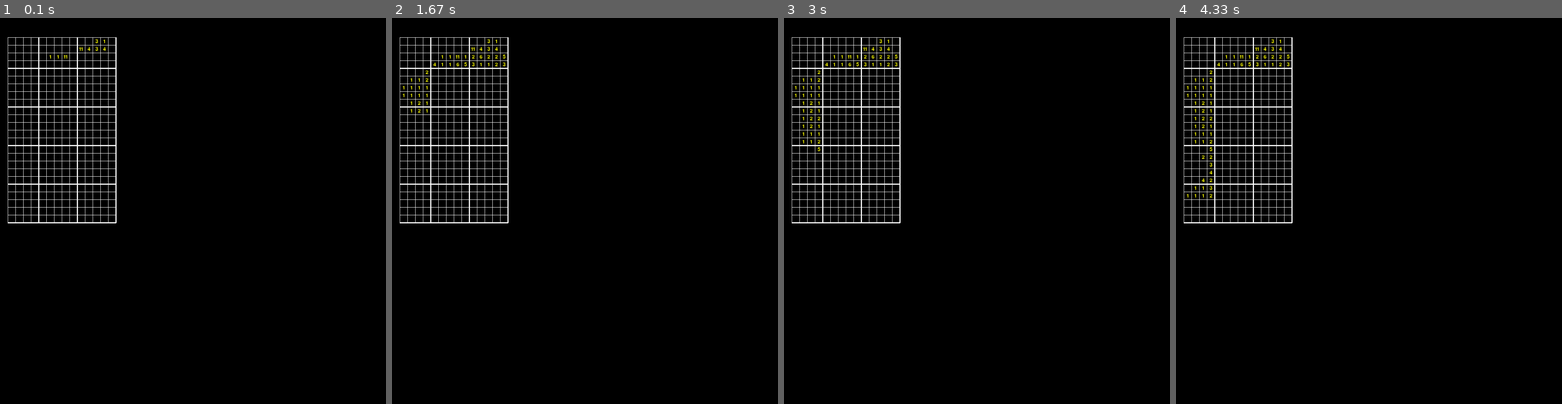
Above: before the commit, frames 1-4 (left to right).
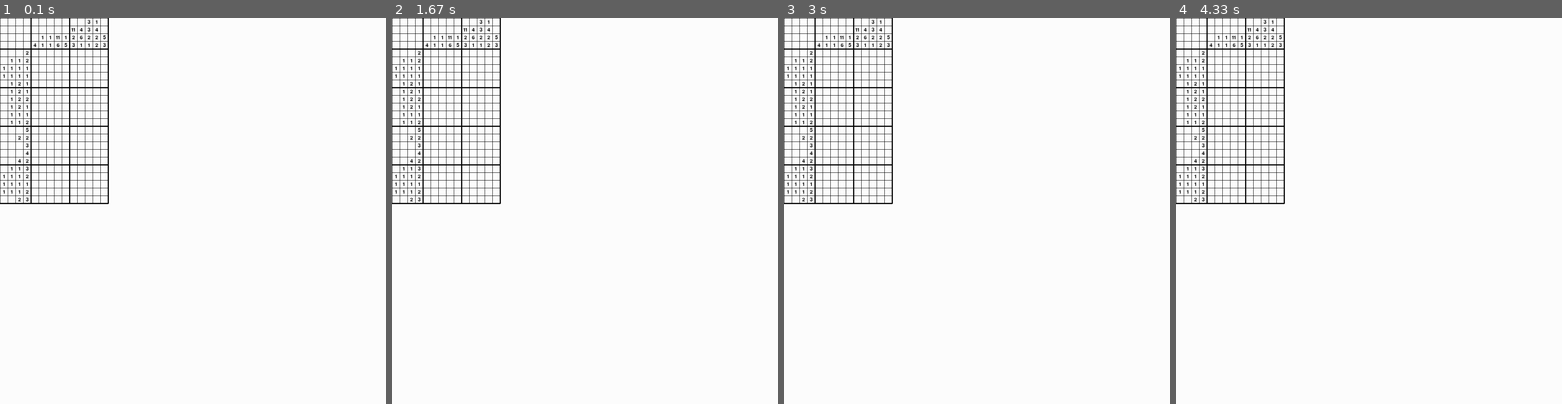
Above: after the commit, the same moments.

Repository: povijarrro/workspacepython
Game: pygame game, started from nonograms/main.py
The game is run twice, just before and just after one commit, with the same random seed, the same clock (stepped at 60 frames per second) and the same inputs.
Inputs:
- Up to frame 1 (0.1 s): no input
- Up to frame 2 (1.67 s): no input
- Up to frame 3 (3 s): no input
- Up to frame 4 (4.33 s): no input

The runs differ from the first frame. In frame 1, 99% of the frame differs, in the area x 0-100%, y 0-100%; in frame 2, 99%; in frame 3, 99%; in frame 4, 99%.

Commit message:
modified nonogram draw

Diff:
--- a/nonograms/main.py
+++ b/nonograms/main.py
@@ -1,5 +1,5 @@
 from pygame.constants import MOUSEBUTTONDOWN
-from nonogram import Nonogram
+from nonogram import Nonogram, draw_empty_grid
 import pygame as pg
 import sys
 
@@ -33,5 +33,30 @@
 [0,1,1,11,1,2,6,2,2,5],
 [4,1,1,6,5,3,1,1,2,3]],20)
 
-print([[nono.matrix[i][j] for j in range(nono.maxrowlen,nono.matrix_size[1])] for i in range(nono.ncol,nono.matrix_size[0])])
-nono.draw(pg.display, (20,50), pg.font.SysFont("comicsans",20),pg.Color('yellow'))
+nono2=Nonogram([
+[0,0,0,2],
+[0,1,1,2],
+[1,1,1,1],
+[1,1,1,1],
+[0,1,2,1]],
+[
+[0,0,0,0,0,0,0,3,1,0],
+[0,0,0,0,0,11,4,3,4,0],
+[0,1,1,11,1,2,6,2,2,5],
+[4,1,1,6,5,3,1,1,2,3]],20)
+
+
+#print([[nono.matrix[i][j] for j in range(nono.maxrowlen,nono.matrix_size[1])] for i in range(nono.ncol,nono.matrix_size[0])])
+window.fill((255,255,255))
+nono_surf=nono.get_surface(pg.font.SysFont("comicsans",20),(255,255,255),(0,0,0))
+window.blit(nono_surf, (0,0))
+draw_empty_grid(window,(0,0), (0,0,0), nono.tile_size, nono.matrix_size, nono.margin_size)
+print(nono)
+pg.display.update()
+print(nono.matrix_size)
+running=True
+while running:
+    for event in pg.event.get():
+        if event.type == pg.QUIT:
+            running=False
+pg.quit()
--- a/nonograms/nonogram.py
+++ b/nonograms/nonogram.py
@@ -1,18 +1,24 @@
 import pygame as pg
-import sys
 
-def draw_grid(window, pos, tile_size, grid_size,margin_size):
+def draw_empty_grid(window, pos, color, tile_size, grid_size, margin_size):
     for line in range(0, grid_size[0]+1):
         width=1
         if((line-margin_size[0])%5==0):
             width=3
-        pg.draw.line(window, (255, 255, 255), (pos[0], line * tile_size+pos[1]), (grid_size[1]*tile_size+pos[0], line * tile_size+pos[1]),width)
+        pg.draw.line(window, color, (pos[0], line * tile_size+pos[1]), (grid_size[1]*tile_size+pos[0], line * tile_size+pos[1]),width)
 
     for line in range(0, grid_size[1]+1):
         width=1
         if((line-margin_size[1])%5==0):
             width=3
-        pg.draw.line(window, (255, 255, 255), (line * tile_size+pos[0], pos[1]), (line * tile_size+pos[0], grid_size[0]*tile_size+pos[1]),width)
+        pg.draw.line(window, color, (line * tile_size+pos[0], pos[1]), (line * tile_size+pos[0], grid_size[0]*tile_size+pos[1]),width)
+
+def draw_general_grid(window, grid, pos):
+    for i in range(len(grid)):
+        for j in range(len(grid[0])):
+            tile_size=grid[i][j].get_rect().w
+            window.blit(grid[i][j], (j*tile_size+pos[0], i*tile_size+pos[1]))
+
 
 class Nonogram:
 
@@ -26,54 +32,46 @@
         self.maxrowlen=len(self.row_legend[0])
         self.maxcollen=len(self.col_legend[0])
         self.matrix_size=(self.nrow+self.ncol, self.maxrowlen+self.maxcollen)
+        self.margin_size=(self.ncol, self.maxrowlen)
         for i in range(self.matrix_size[0]):
             matrixrow=[]
             for j in range(self.matrix_size[1]):
                 if((i<self.ncol and j<self.maxrowlen) or (i>=self.ncol and j>=self.maxrowlen)):
-                    matrixrow.append("")
+                    matrixrow.append(0)
                 else:
                     if(i<self.ncol):
-                        matrixrow.append(f'{self.col_legend[i][j-self.maxrowlen]}')
+                        matrixrow.append(self.col_legend[i][j-self.maxrowlen])
                     else:
-                        matrixrow.append(f'{self.row_legend[i-self.ncol][j]}')
+                        matrixrow.append(self.row_legend[i-self.ncol][j])
             self.matrix.append(matrixrow)
         self.nono_matrix=[[self.matrix[i][j] for j in range(self.maxrowlen,self.matrix_size[1])] for i in range(self.ncol, self.matrix_size[0])]
 
     def __str__(self):
         translation = {39: None, 44:None, 91:'[ ', 93:' ]'}
-        return("\n".join(map(str,self.matrix)).translate(translation))
+        return("\n".join(map(str, self.matrix)).translate(translation))
 
     def check(self,matrix):
-        return matrix==self.nono_matrix
+        pass
 
 
 
-    def draw(self,display, pos, font, color):
-        window=display.get_surface()
-        draw_grid(window, pos, self.tile_size, self.matrix_size, (self.ncol, self.maxrowlen))
-        while(True):
-            i = 0
-            for row in self.matrix:
-                j = 0
-                for tile in row:
-                    if tile=='0':
-                        tile=''
-                    tile_text=font.render(tile,True,color)
-                    text_rect = tile_text.get_rect()
-                    tile_rect=pg.Rect(j*self.tile_size+pos[0], i*self.tile_size+pos[1], self.tile_size, self.tile_size)
-                    if(i>=self.ncol and j>=self.maxrowlen):
-                        if(pg.mouse.get_pressed()[0] and tile_rect.collidepoint(pg.mouse.get_pos())):
-                            window.fill((255,0,0,0), tile_rect)
-                        elif(pg.mouse.get_pressed()[2] and tile_rect.collidepoint(pg.mouse.get_pos())):
-                            window.fill((255,255,255),tile_rect)
-                    j += 1
-                    window.blit(tile_text,(tile_rect.center[0]-text_rect.w//2, tile_rect.center[1]-text_rect.h//2))
-
-                    display.update(tile_rect)
-                i += 1
-
-            display.update()
-            for event in pg.event.get():
-                if event.type == pg.QUIT:
-                    pg.quit()
-                    sys.exit()
+    def get_surface(self, font, bg_color, text_color):
+        surf=pg.Surface((self.matrix_size[1]*self.tile_size, self.matrix_size[0]*self.tile_size))
+        surf.fill(bg_color)
+        i = 0
+        for i in range(self.matrix_size[0]):
+            for j in range(self.matrix_size[1]):
+                tile=str(self.matrix[i][j])
+                if tile=='0':
+                    tile=' '
+                tile_text=font.render(str(tile),True,text_color)
+                text_rect = tile_text.get_rect()
+                pos=(j*self.tile_size, i*self.tile_size)
+                tile_size=(self.tile_size, self.tile_size)
+                tile_surf=pg.Surface(tile_size)
+                tile_surf.fill(bg_color)
+                tile_rect=tile_surf.get_rect()
+                tile_surf.blit(tile_text,(tile_rect.w//2-text_rect.w//2, tile_rect.h//2-text_rect.h//2))
+                surf.blit(tile_surf, pos)
+                #surf.fill(bg_color)
+        return surf
--- a/test.py
+++ b/test.py
@@ -1,3 +1,5 @@
+import pygame
+
 def factorial(n):
     res=1
     for i in range(1,n+1):
@@ -36,3 +38,5 @@
         row.append(5*i+j)
     b.append(row)
 print([[a[i][j] for j in range(2,4)] for i in range(1,4)])
+pygame.font.init()
+print(type(pygame.font.SysFont("comicsans",20).render("NIECO",1,(255,0,0))))
